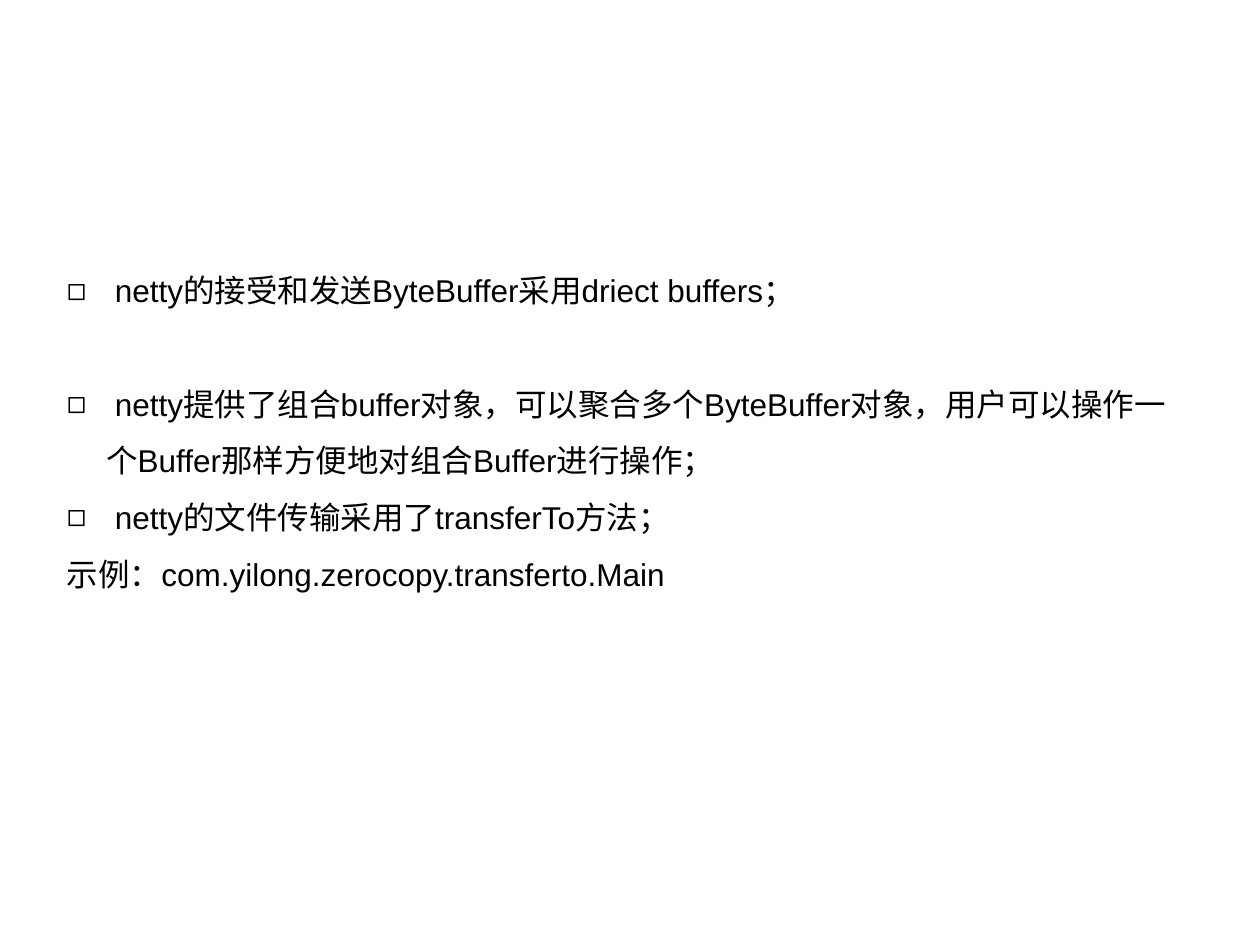
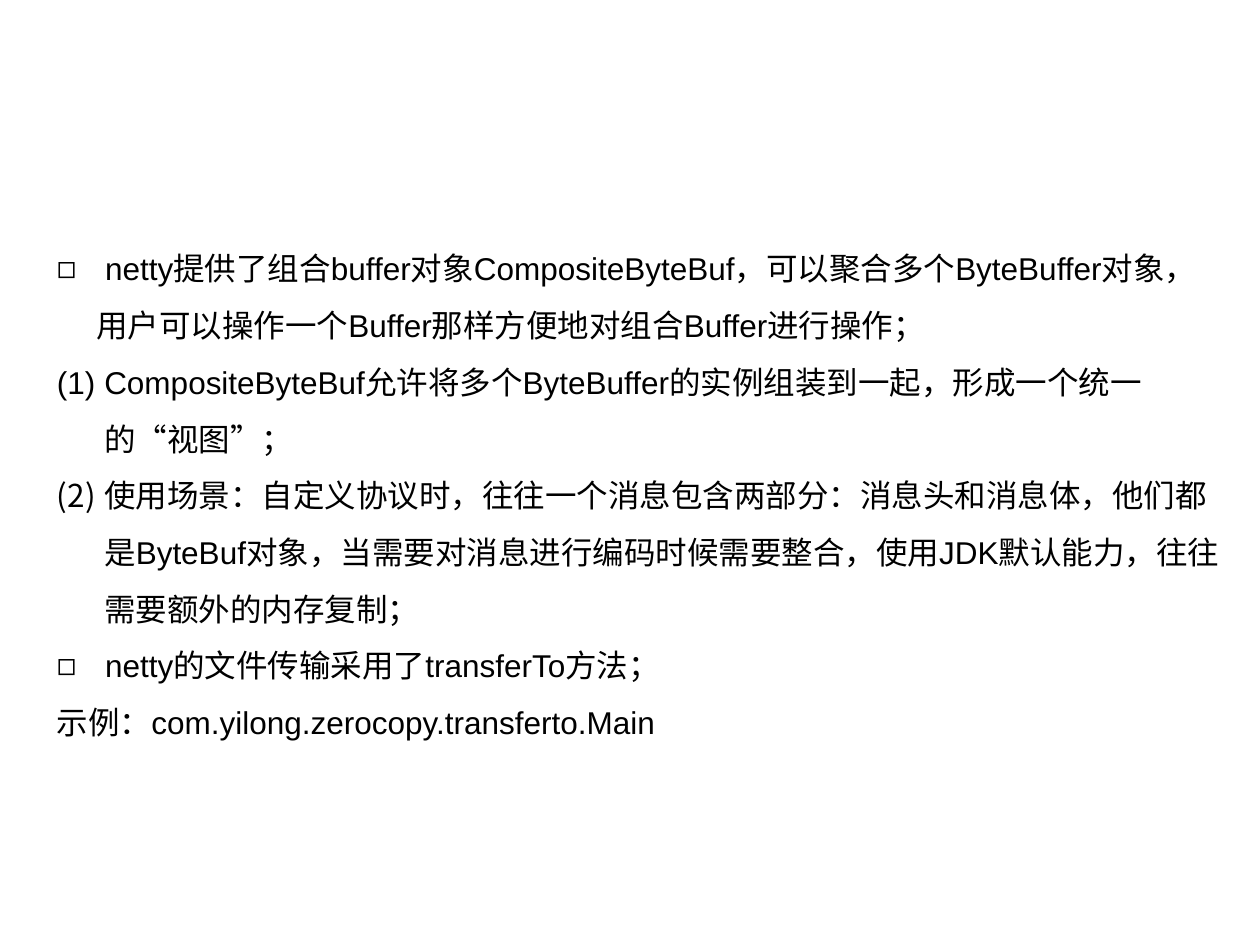
Before and after one commit to yilong7797/01-document, a slide deck: slide 32 of 05-netty/netty.pptx (slide 28 before the commit). Drawn at 1260x945 pixels with LibreOffice and Linux fonts; fonts in the diff are those of the drawing; background and template pictures are left out. Boxes give left, top, right and bottom in pixels: in the first picture for what was removed or moved away, otherwise in the second. Text is boxed around its words. In the diff, an @@ line names an element or a change of style, - is before the commit and + after.

```diff
--- a/05-netty/netty.pptx
+++ b/05-netty/netty.pptx
@@ text "netty提供了组合buffer对象CompositeByteBuf，可以聚合多个ByteBuffer对象，用户可以操作 ...": place and size @@
-text "netty提供了组合buffer对象CompositeByteBuf，可以聚合多个ByteBuffer对象，用户可以操作 ..." at box(67, 277, 1166, 593)
+text "netty提供了组合buffer对象CompositeByteBuf，可以聚合多个ByteBuffer对象，用户可以操作 ..." at box(57, 255, 1219, 741)
@@ text at box(96, 255, 1219, 626): text changed @@
-◻ netty的接受和发送ByteBuffer采用driect buffers；
-◻ netty提供了组合buffer对象，可以聚合多个ByteBuffer对象，用户可以操作一个Buffer那样方便地对组合Buffer进行操作；
+◻ netty提供了组合buffer对象CompositeByteBuf，可以聚合多个ByteBuffer对象，用户可以操作一个Buffer那样方便地对组合Buffer进行操作；
+(1) CompositeByteBuf允许将多个ByteBuffer的实例组装到一起，形成一个统一的“视图”；
+(2) 使用场景：自定义协议时，往往一个消息包含两部分：消息头和消息体，他们都是ByteBuf对象，当需要对消息进行编码时候需要整合，使用JDK默认能力，往往需要额外的内存复制；
```
Also in this commit, not shown: 1 other slide changed, 5 slides added, 1 other file.
